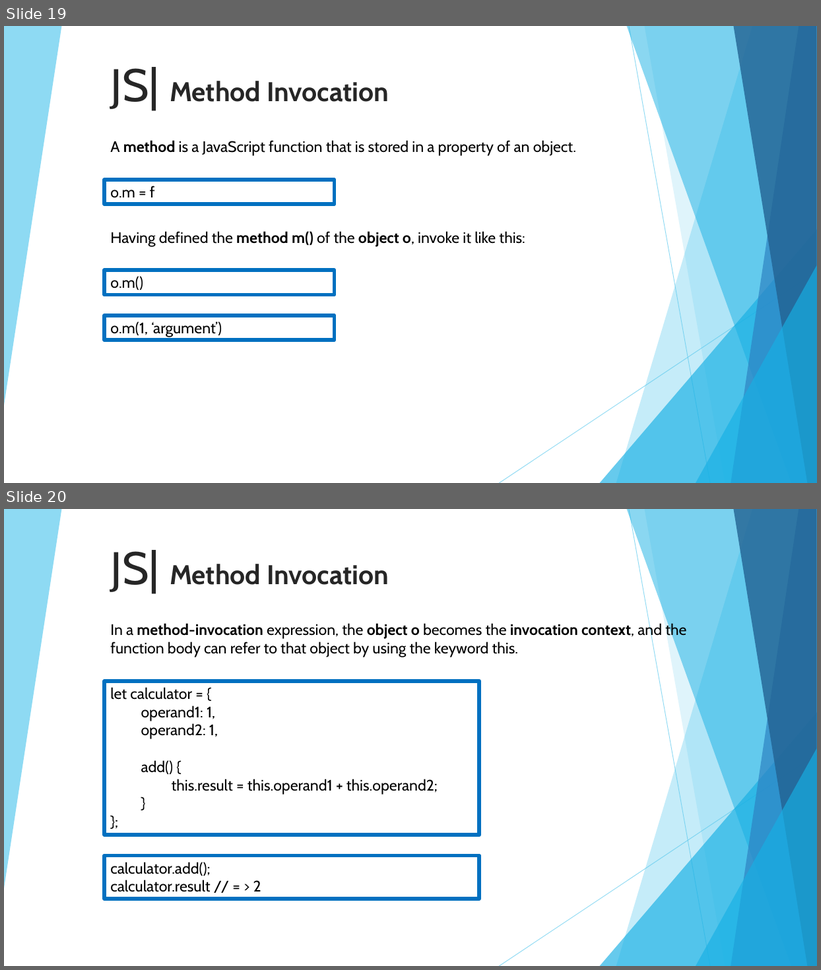
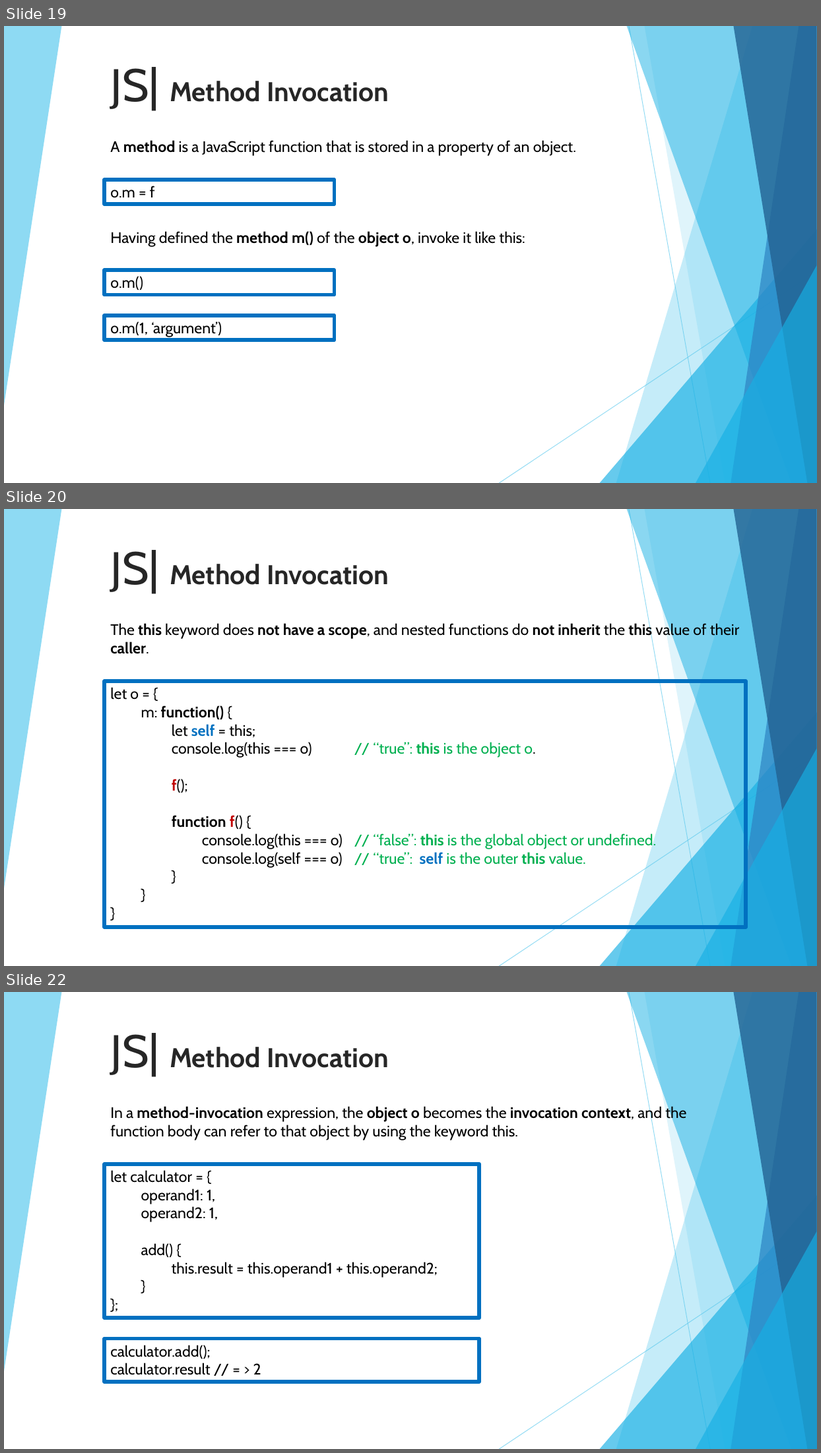
Before and after one commit to 01Primo/slides, a slide deck: 08_Javascript_Classes.pptx. Shown one above the other, each under a label of ours: slides 19 and 20 before the commit, slides 19, 20 and 22 after it; the slides between them are not shown. The pictures are 821x970 and 821x1453 pixels, drawn with LibreOffice and Linux fonts; fonts in the diff are those of the drawing. Boxes give left, top, right and bottom in pixels: in the first picture for what was removed or moved away, otherwise in the second. Text is boxed around its words. In the diff, an @@ line names an element or a change of style, - is before the commit and + after.

```diff
--- a/08_Javascript_Classes.pptx
+++ b/08_Javascript_Classes.pptx
@@ slide 20 added at box(4, 509, 817, 966), background #FFFFFF; not listed: 10 template elements that a slide beside it also shows @@
@@ title added at box(111, 550, 389, 594), 32 pt, text #262626, bold @@
+JS| Method Invocation
@@ text added at box(110, 623, 739, 654), 18 pt, text #000000 @@
+The this keyword does not have a scope, and nested functions do not inherit the this value of their caller.
@@ rectangle added at box(104, 681, 746, 927), outline #0070C0 4.5 pt, 18 pt, text #000000 @@
+let o = {
+m: function() {
+let self = this;
+console.log(this === o) // “true”: this is the object o.
+f();
+function f() {
+console.log(this === o) // “false”: this is the global object or undefined.
+console.log(self === o) // “true”: self is the outer this value.
+}
+}
+}
@@ what was slide 20 is now slide 22 @@
```
Also in this commit, not shown: 1 slide changed, 17 other slides added, 1 slide removed.
